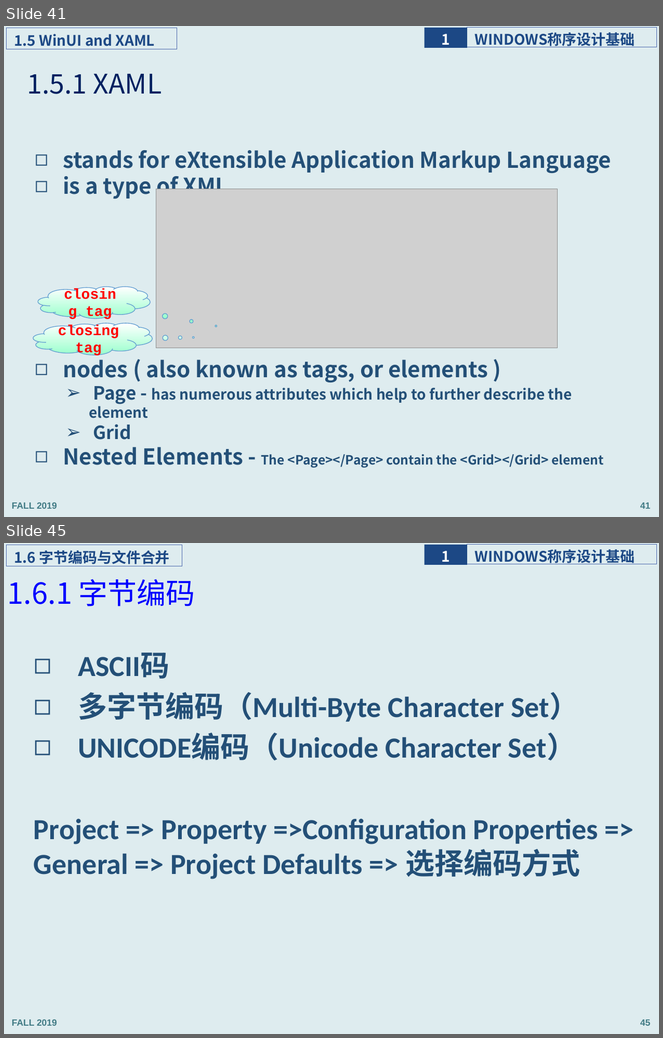
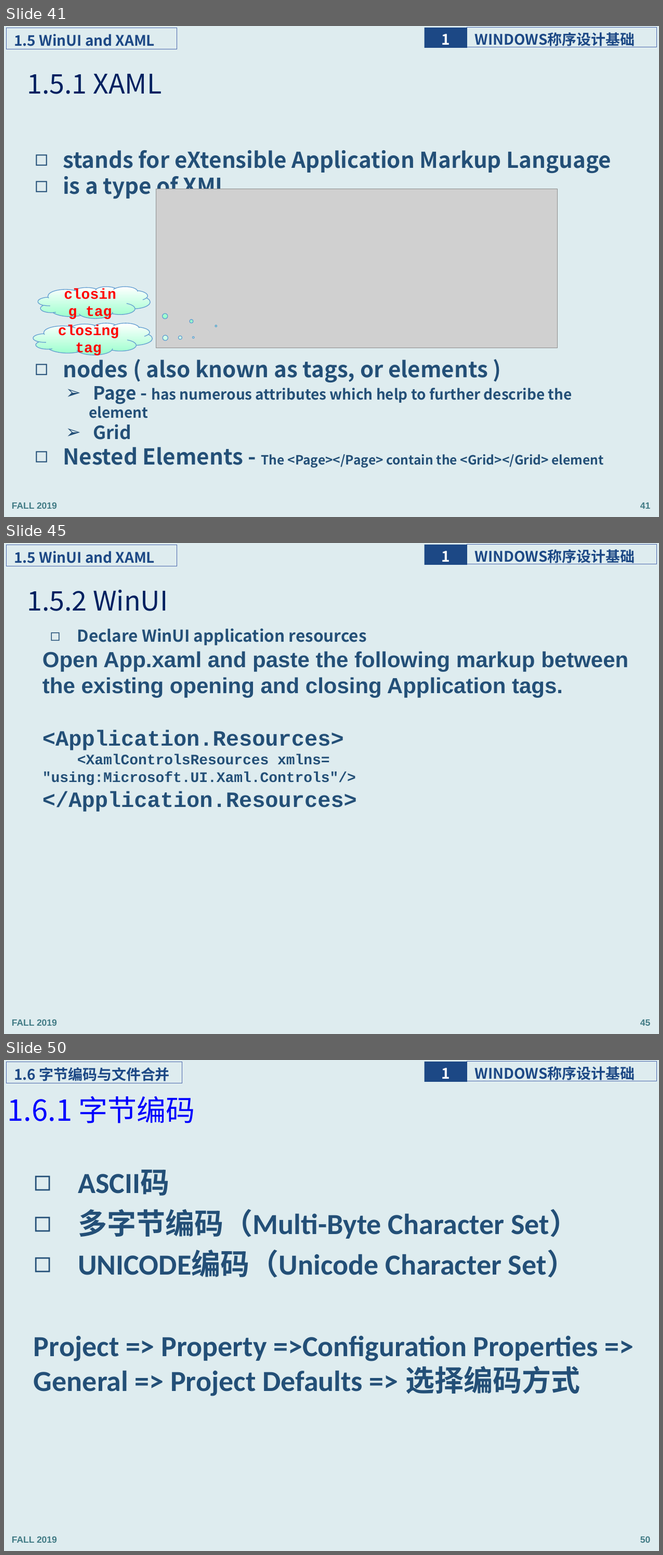
Before and after one commit to programming-windows/ppt, a slide deck: programmingWindows_1.pptx. Shown one above the other, each under a label of ours: slides 41 and 45 before the commit, slides 41, 45 and 50 after it; the slides between them are not shown. The pictures are 663x1038 and 663x1555 pixels, drawn with LibreOffice and Linux fonts; fonts in the diff are those of the drawing; grey boxes stand for pictures. Boxes give left, top, right and bottom in pixels: in the first picture for what was removed or moved away, otherwise in the second. Text is boxed around its words. In the diff, an @@ line names an element or a change of style, - is before the commit and + after.

```diff
--- a/programmingWindows_1.pptx
+++ b/programmingWindows_1.pptx
@@ slide 45 added at (4, 543, 659, 1034), background #DEECEF; not listed: 5 template elements that a slide beside it also shows @@
@@ title added at (27, 589, 168, 611), 29.7 pt, text #002060 @@
+1.5.2 WinUI
@@ text added at (42, 628, 629, 812), 24 pt, text #234F77, bold @@
+◻ Declare WinUI application resources
+Open App.xaml and paste the following markup between the existing opening and closing Application tags.
+<Application.Resources>
+<XamlControlsResources xmlns= "using:Microsoft.UI.Xaml.Controls"/>
+</Application.Resources>
@@ what was slide 45 is now slide 50 @@
@@ page number at (640, 1537, 650, 1543): text changed @@
-45
+50
```
Also in this commit, not shown: 18 slides changed, 4 other slides added.
